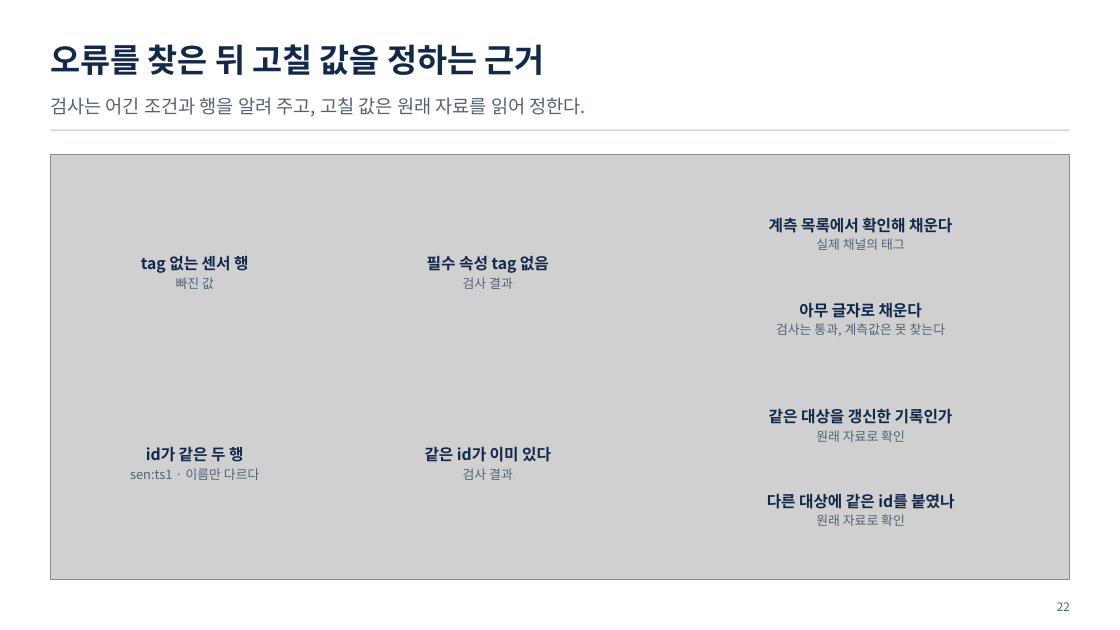
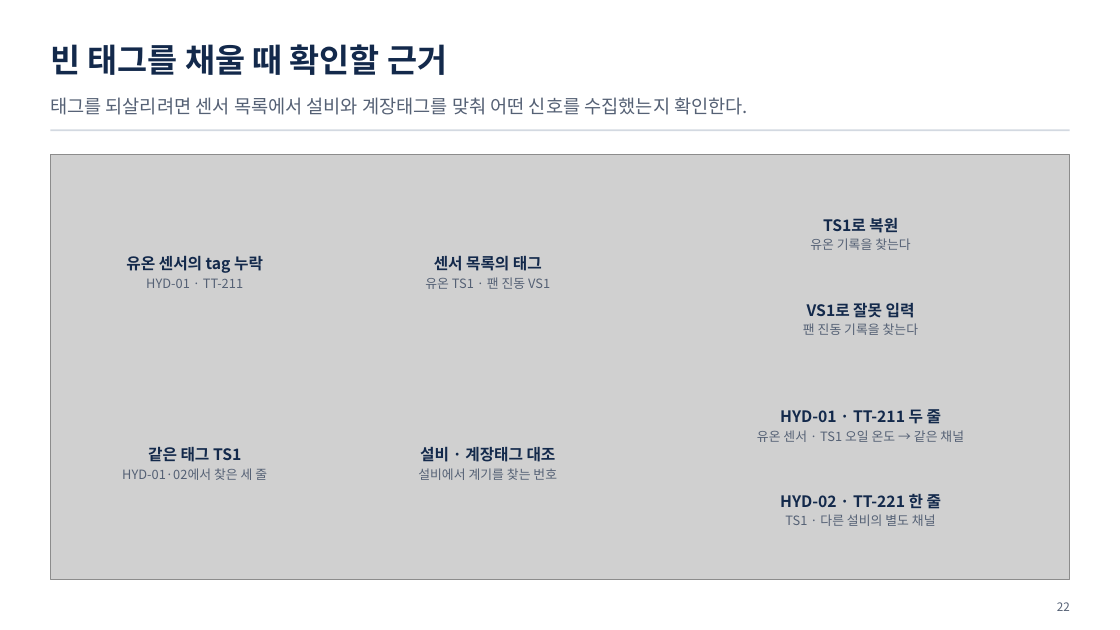
Before and after one commit to uengine-oss/hyd-iot-edu, a slide deck: slide 22 of workspace/강의제작/산출물/통합반/이론_오프라인/02회차/통합반_오프라인_02회차.pptx. Drawn at 1120x630 pixels with LibreOffice and Linux fonts; fonts in the diff are those of the drawing; grey boxes stand for pictures. Boxes give left, top, right and bottom in pixels: in the first picture for what was removed or moved away, otherwise in the second. Text is boxed around its words. In the diff, an @@ line names an element or a change of style, - is before the commit and + after.

```diff
--- a/workspace/강의제작/산출물/통합반/이론_오프라인/02회차/통합반_오프라인_02회차.pptx
+++ b/workspace/강의제작/산출물/통합반/이론_오프라인/02회차/통합반_오프라인_02회차.pptx
@@ text at bbox=[50, 44, 447, 75]: text changed @@
-오류를 찾은 뒤 고칠 값을 정하는 근거
+빈 태그를 채울 때 확인할 근거
@@ text at bbox=[50, 97, 748, 115]: text changed @@
-검사는 어긴 조건과 행을 알려 주고, 고칠 값은 원래 자료를 읽어 정한다.
+태그를 되살리려면 센서 목록에서 설비와 계장태그를 맞춰 어떤 신호를 수집했는지 확인한다.
@@ text at bbox=[810, 218, 910, 250]: text changed; size 13.5 to 11 pt; text colour #13294B to #556175; bold off @@
-계측 목록에서 확인해 채운다
-실제 채널의 태그
+TS1로 복원
+유온 기록을 찾는다
@@ text at bbox=[126, 256, 263, 288]: text changed; size 13.5 to 11 pt; text colour #13294B to #556175; bold off @@
-tag 없는 센서 행
-빠진 값
+유온 센서의 tag 누락
+HYD-01 · TT-211
@@ text at bbox=[425, 256, 550, 289]: text changed; size 13.5 to 11 pt; text colour #13294B to #556175; bold off @@
-필수 속성 tag 없음
-검사 결과
+센서 목록의 태그
+유온 TS1 · 팬 진동 VS1
@@ text at bbox=[803, 303, 918, 335]: text changed @@
-아무 글자로 채운다
-검사는 통과, 계측값은 못 찾는다
+VS1로 잘못 입력
+팬 진동 기록을 찾는다
@@ text at bbox=[757, 406, 964, 442]: text changed; size 13.5 to 11 pt; text colour #13294B to #556175; bold off @@
-같은 대상을 갱신한 기록인가
-원래 자료로 확인
+HYD-01 · TT-211 두 줄
+유온 센서 · TS1 오일 온도 → 같은 채널
@@ text at bbox=[122, 447, 267, 480]: text changed @@
-id가 같은 두 행
-sen:ts1 · 이름만 다르다
+같은 태그 TS1
+HYD-01·02에서 찾은 세 줄
@@ text at bbox=[418, 447, 557, 480]: text changed; size 13.5 to 11 pt; text colour #13294B to #556175; bold off @@
-같은 id가 이미 있다
-검사 결과
+설비 · 계장태그 대조
+설비에서 계기를 찾는 번호
@@ text at bbox=[780, 491, 941, 526]: text changed @@
-다른 대상에 같은 id를 붙였나
-원래 자료로 확인
+HYD-02 · TT-221 한 줄
+TS1 · 다른 설비의 별도 채널
```
Also in this commit, not shown: 10 other slides changed, 9 other files.
